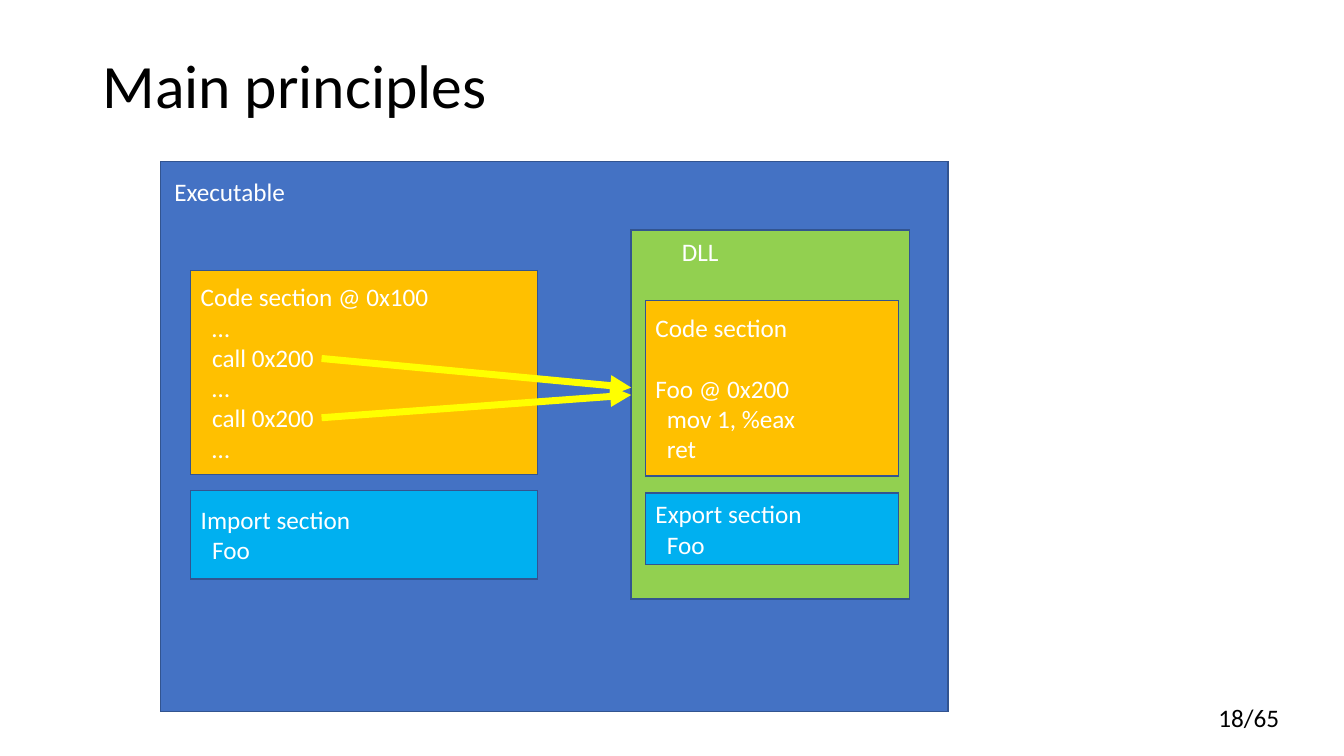
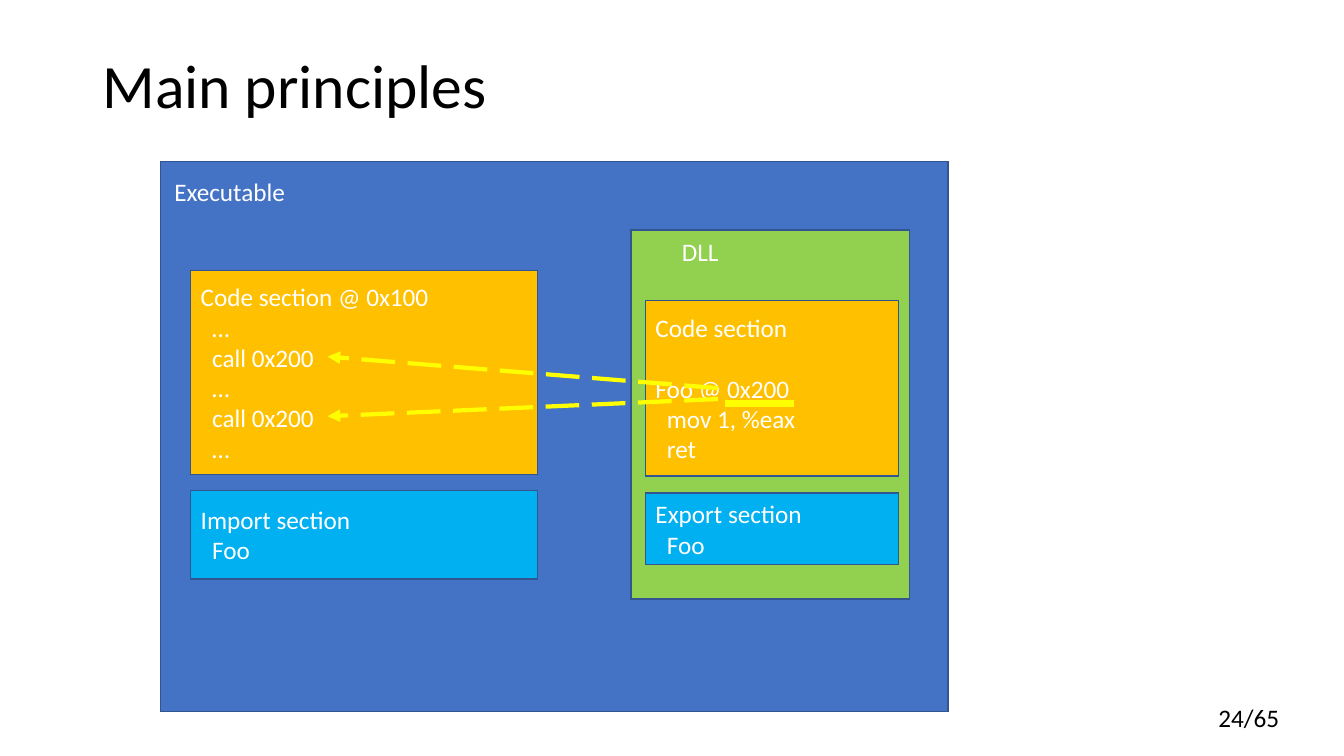
Before and after one commit to yugr/CppRussia, a slide deck: slide 24 of 2024/EN.pptx (slide 18 before the commit). Drawn at 1344x756 pixels with LibreOffice and Linux fonts; fonts in the diff are those of the drawing. Boxes give left, top, right and bottom in pixels: in the first picture for what was removed or moved away, otherwise in the second. Text is boxed around its words. In the diff, an @@ line names an element or a change of style, - is before the commit and + after.

```diff
--- a/2024/EN.pptx
+++ b/2024/EN.pptx
@@ arrow moved from (322, 359) - (631, 388) to (718, 388) - (328, 357) @@
@@ arrow (718, 388) - (328, 357): stroke #FFFF00 5 pt to #FFFF00 3 pt dashed @@
@@ arrow moved from (322, 417) - (631, 395) to (718, 399) - (328, 416) @@
@@ arrow (718, 399) - (328, 416): stroke #FFFF00 5 pt to #FFFF00 3 pt dashed @@
@@ line added from (725, 403) to (795, 403), #FFFF00 5 pt @@
@@ page number at [1218,709,1279,728]: text changed @@
-18/65
+24/65
```
Also in this commit, not shown: 17 other slides changed, 12 slides added, 2 slides removed.
